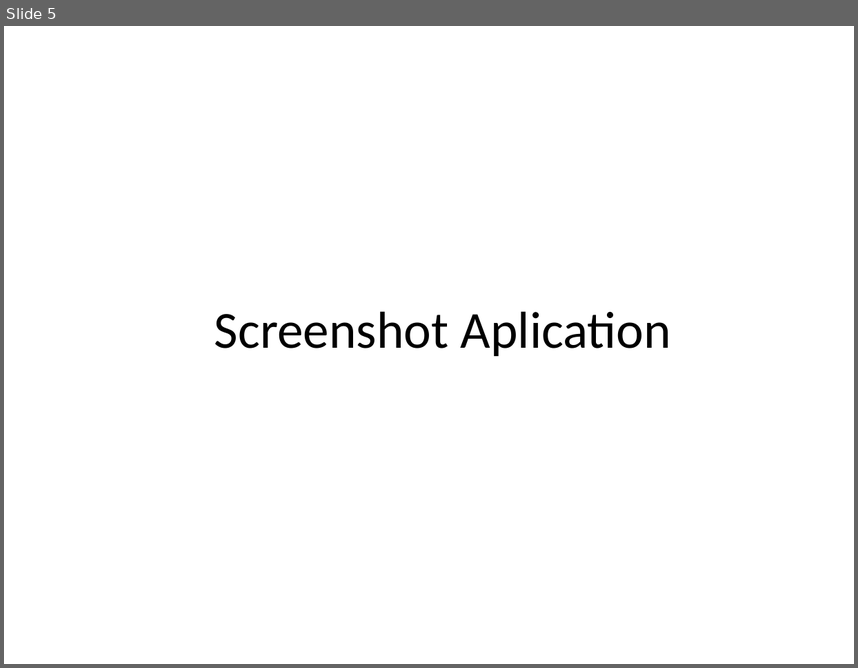
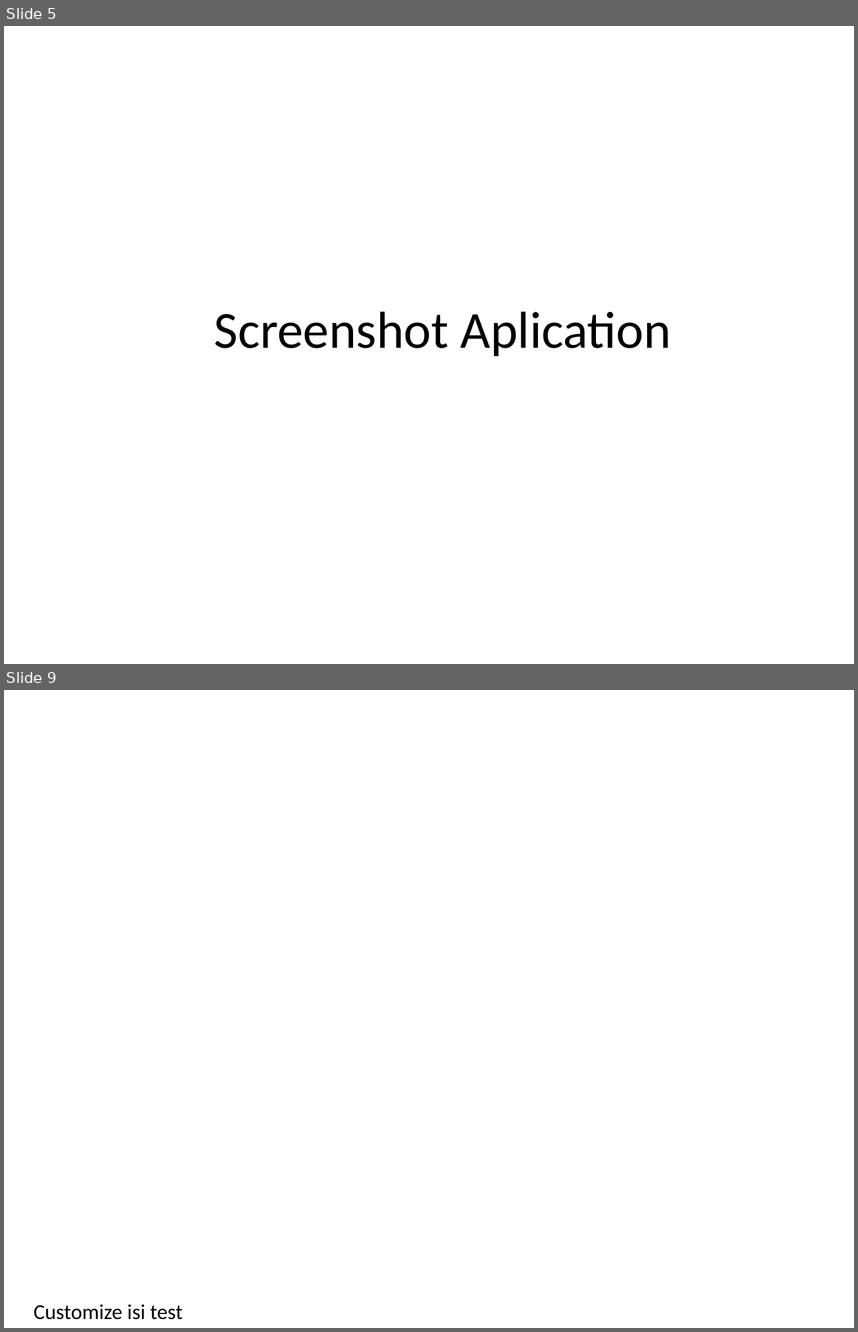
Before and after one commit to angelamuliawan/ujianonlinelatest, a slide deck: BAZ Online Exam.pptx. Shown one above the other, each under a label of ours: slide 5 before the commit, slides 5 and 9 after it; the slides between them are not shown. The pictures are 858x668 and 858x1332 pixels, drawn with LibreOffice and Linux fonts; fonts in the diff are those of the drawing; background and template pictures are left out. Boxes give left, top, right and bottom in pixels: in the first picture for what was removed or moved away, otherwise in the second. Text is boxed around its words. In the diff, an @@ line names an element or a change of style, - is before the commit and + after.

```diff
--- a/BAZ Online Exam.pptx
+++ b/BAZ Online Exam.pptx
@@ slide 9 added at (x1=4, y1=690, x2=854, y2=1328), background picture (left out) @@
@@ text added at (x1=34, y1=1304, x2=183, y2=1319), 18 pt, text #000000 @@
+Customize isi test
```
Also in this commit, not shown: 6 other slides added, 4 other files.
